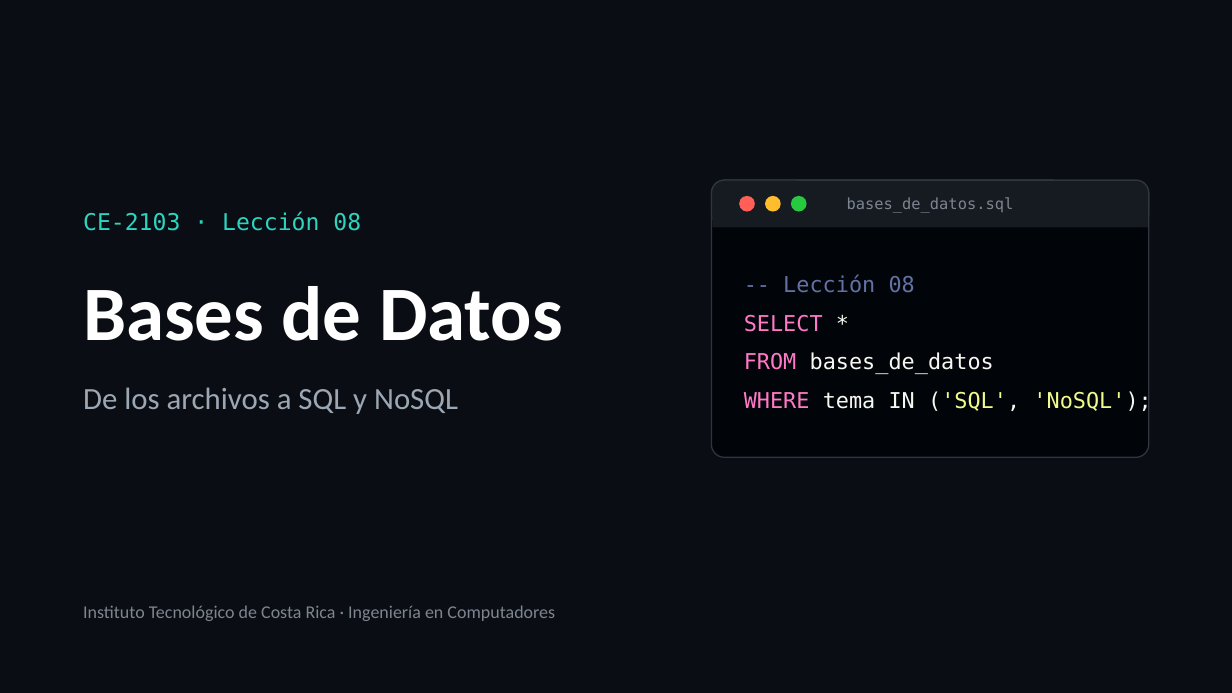
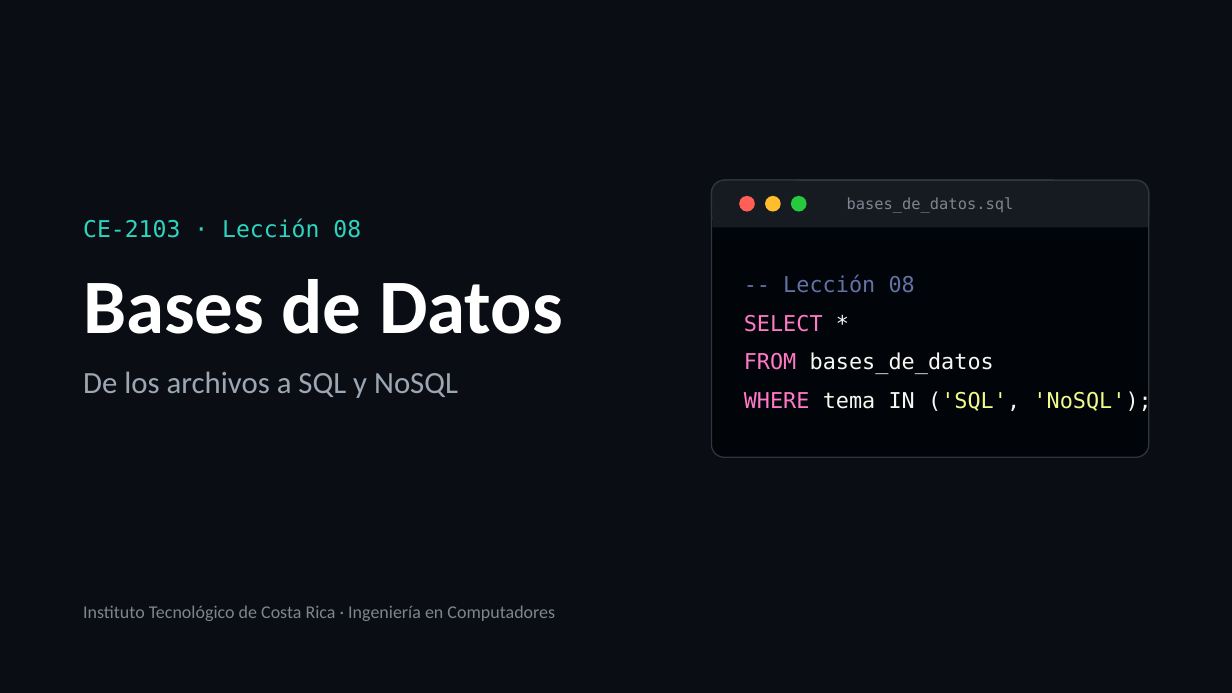
Before and after one commit to itcr-computer-engineering/data-structures-and-algorithms, a slide deck: slide 1 of presentaciones/ce-2103/Lección 08 - Bases de Datos.pptx. Drawn at 1232x693 pixels with LibreOffice and Linux fonts; fonts in the diff are those of the drawing. Boxes give left, top, right and bottom in pixels: in the first picture for what was removed or moved away, otherwise in the second. Text is boxed around its words. In the diff, an @@ line names an element or a change of style, - is before the commit and + after.

```diff
--- a/presentaciones/ce-2103/Lección 08 - Bases de Datos.pptx
+++ b/presentaciones/ce-2103/Lección 08 - Bases de Datos.pptx
@@ text "CE-2103 · Lección 08": place and size @@
-text "CE-2103 · Lección 08" at (83,212,361,231)
+text "CE-2103 · Lección 08" at (83,218,361,238)
@@ text "Bases de Datos": place and size @@
-text "Bases de Datos" at (83,286,563,341)
+text "Bases de Datos" at (83,279,563,334)
@@ text "De los archivos a SQL ...": place and size @@
-text "De los archivos a SQL ..." at (83,387,458,414)
+text "De los archivos a SQL ..." at (83,371,458,398)
```
Also in this commit, not shown: 10 other files.
